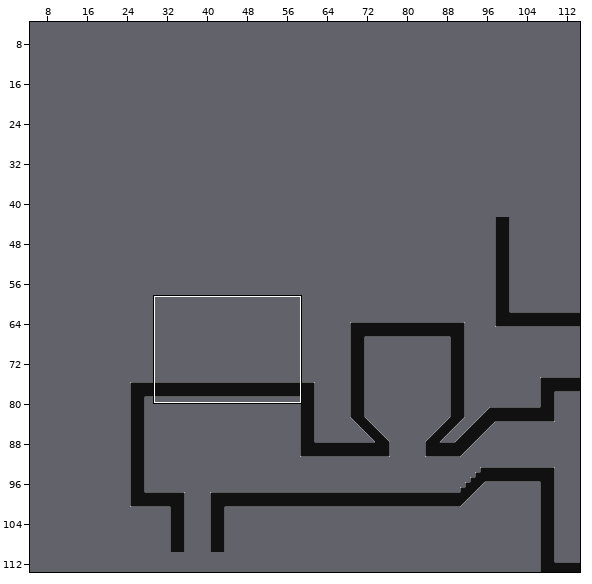
Tiled map, stored at core/assets/Maps/derelict2.tmx. The first picture is a wide view before the edit; the outline marks the close-up.
Close-up. Earlier state:
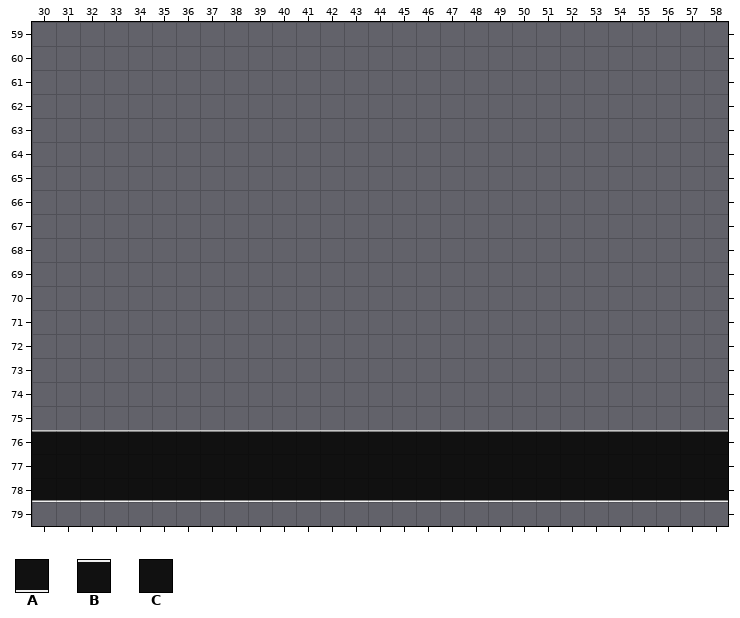
Cells are 32x32 px. Shown: x 30..58, y 59..79. The commit also changed other parts of the map, which this record leaves out. The old version is drawn lined up with the new one.
Key: from "tileset_0": A 2, B 9, C 14.
_ is an empty cell.
Layer "Tile Layer 1" before, first column x 30:
59 _____________________________
60 _____________________________
61 _____________________________
62 _____________________________
63 _____________________________
64 _____________________________
65 _____________________________
66 _____________________________
67 _____________________________
68 _____________________________
69 _____________________________
70 _____________________________
71 _____________________________
72 _____________________________
73 _____________________________
74 _____________________________
75 _____________________________
76 BBBBBBBBBBBBBBBBBBBBBBBBBBBBB
77 CCCCCCCCCCCCCCCCCCCCCCCCCCCCC
78 AAAAAAAAAAAAAAAAAAAAAAAAAAAAA
79 _____________________________
After:
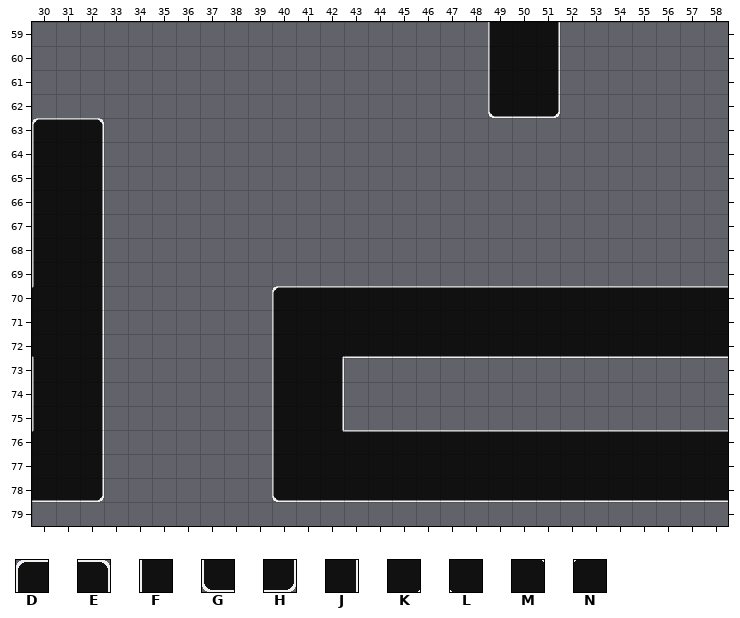
Further tiles: from "tileset_0": D 0, E 1, F 3, G 6, H 7, J 8, K 12, L 13, M 18, N 19.
The exact change:
Changed rows in their new state; . is an unchanged cell.
map size 180x120 -> 200x120 cells (old content now starts at 20,0; both pictures use the new coordinates)
Layer "Tile Layer 1":
first column x 30:
59 ...................FCJ.......
60 ...................FCJ.......
61 ...................FCJ.......
62 ...................GAH.......
63 DBE..........................
64 FCJ..........................
65 FCJ..........................
66 FCJ..........................
67 FCJ..........................
68 FCJ..........................
69 FCJ..........................
70 NCJ.......DBBBBBBBBBBBBBBBBBB
71 CCJ.......FCCCCCCCCCCCCCCCCCC
72 LCJ.......FCKAAAAAAAAAAAAAAAA
73 FCJ.......FCJ................
74 FCJ.......FCJ................
75 FCJ.......FCJ................
76 NCJ_______FCM................
77 ..J_______F..................
78 ..H_______G..................
Pixel boxes of the changes (left, top, right, bottom) in both close-ups:
added: (488, 22, 560, 118)
changed: (32, 118, 728, 502)
